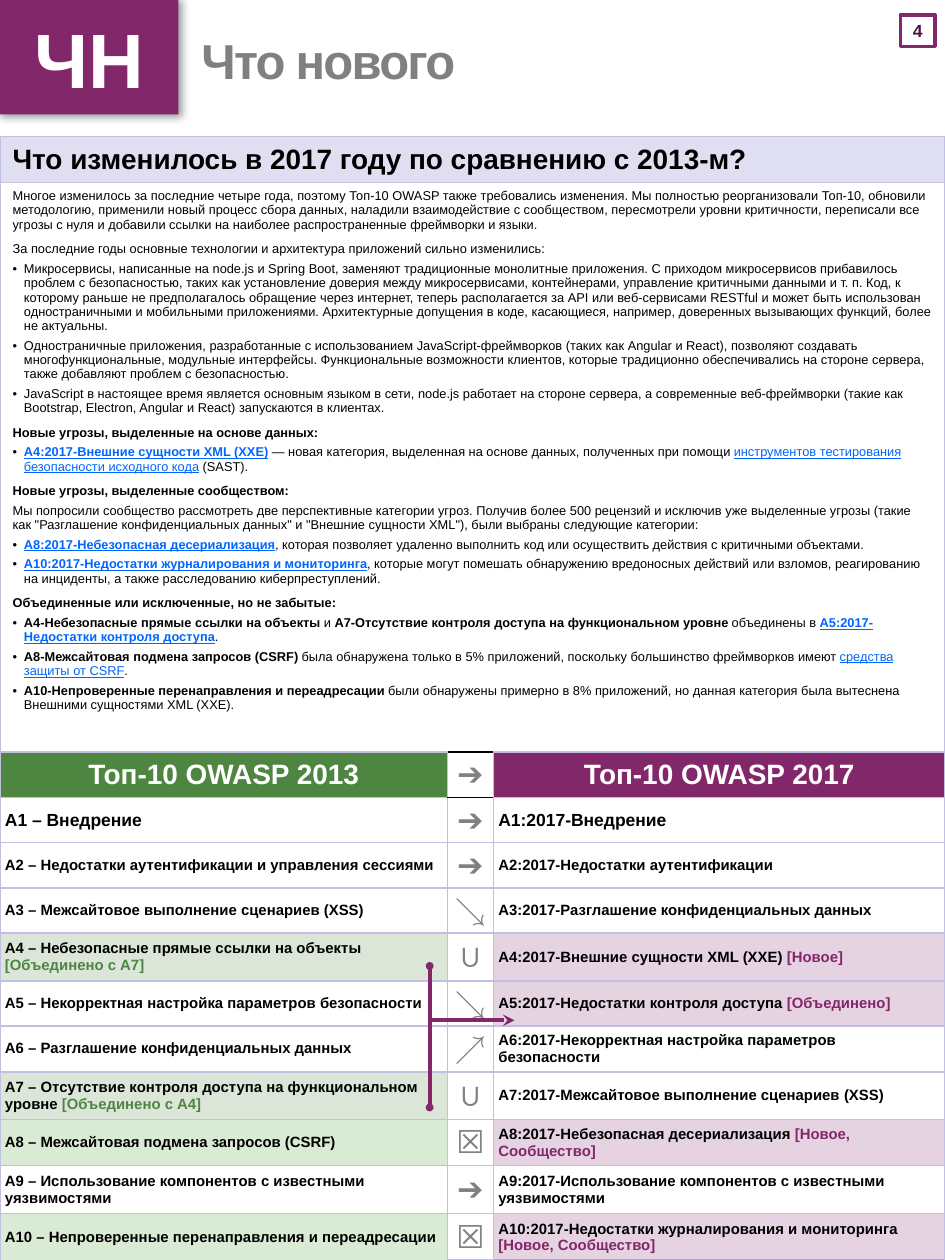
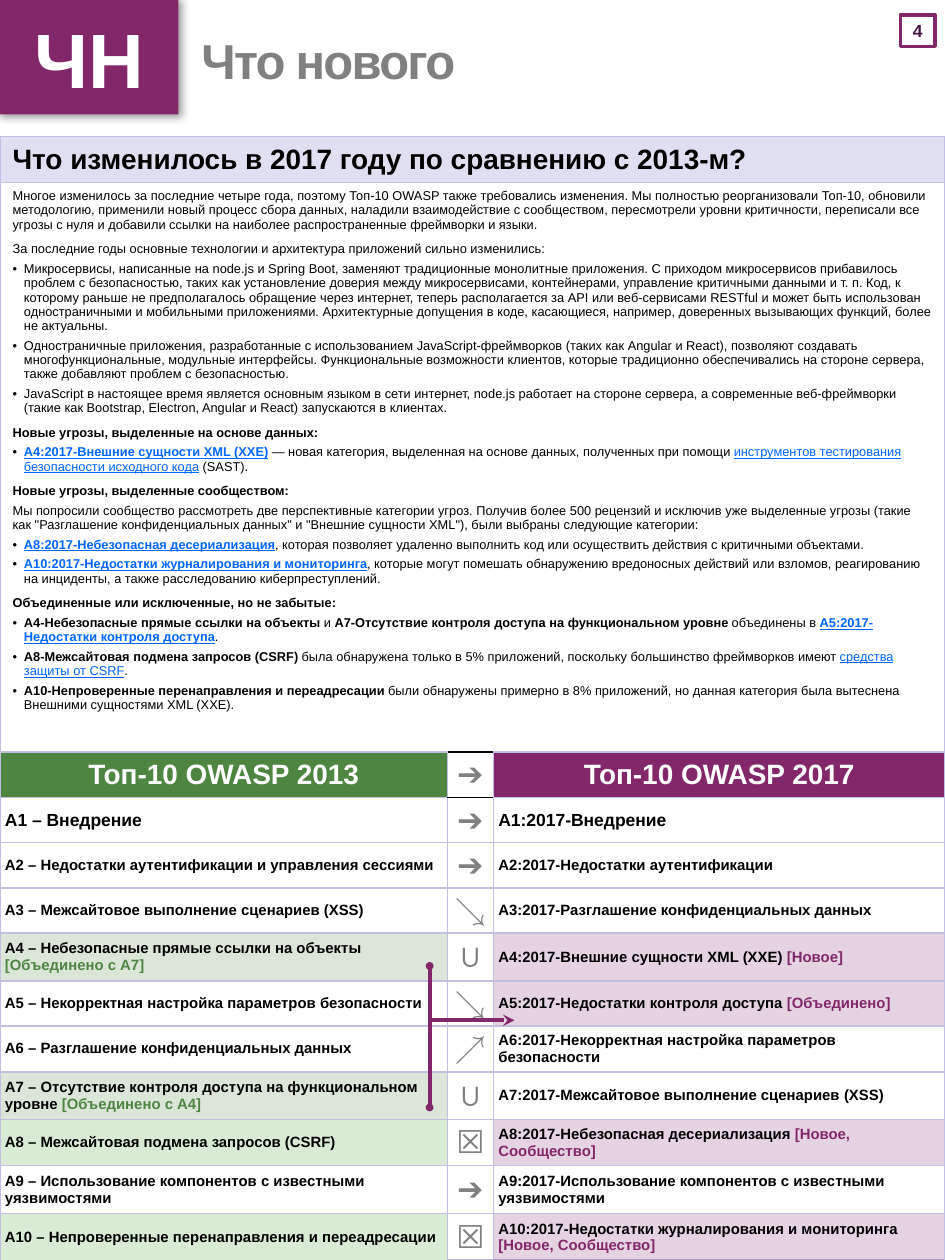
Before and after one commit to OWASP/Top10, a slide deck: slide 5 of 2017/OWASP Top 10-2017-ru.pptx. Drawn at 945x1260 pixels with LibreOffice and Linux fonts; fonts in the diff are those of the drawing. Boxes give left, top, right and bottom in pixels: in the first picture for what was removed or moved away, otherwise in the second. Text is boxed around its words. In the diff, an @@ line names an element or a change of style, - is before the commit and + after.

```diff
--- a/2017/OWASP Top 10-2017-ru.pptx
+++ b/2017/OWASP Top 10-2017-ru.pptx
@@ table at [0, 136, 945, 1259] @@
@@ row 2, column 1: "Многое изменилось за последние четыре года, поэтому Топ-10 OWASP также требовались изменения. Мы полностью реорганизовали Топ-10, обновили методологию, применили новый процесс сбора данных, наладили взаимодействие с сообществом, пересмотрели уровни критичности, переписали все угрозы с нуля и добавили ссылки на наиболее распространенные фреймворки и языки. / За последние годы основные технологии и архитектура приложений сильно изменились: / Микросервисы, написанные на node.js и Spring Boot, заменяют традиционные монолитные приложения. С приходом микросервисов прибавилось проблем с безопасностью, таких как установление доверия между микросервисами, контейнерами, управление критичными данными и т. п. Код, к которому раньше не предполагалось обращение через интернет, теперь располагается за API или веб-сервисами RESTful и может быть использован одностраничными и мобильными приложениями. Архитектурные допущения в коде, касающиеся, например, доверенных вызывающих функций, более не актуальны. / Одностраничные приложения, разработанные с использованием JavaScript-фреймворков (таких как Angular и React), позволяют создавать многофункциональные, модульные интерфейсы. Функциональные возможности клиентов, которые традиционно обеспечивались на стороне сервера, также добавляют проблем с безопасностью. / JavaScript в настоящее время является основным языком в сети, node.js работает на стороне сервера, а современные веб-фреймворки (такие как Bootstrap, Electron, Angular и React) запускаются в клиентах. / Новые угрозы, выделенные на основе данных: / A4:2017-Внешние сущности XML (XXE) — новая категория, выделенная на основе данных, полученных при помощи инструментов тестирования безопасности исходного кода (SAST). / Новые угрозы, выделенные сообществом: / Мы попросили сообщество рассмотреть две перспективные категории угроз. Получив более 500 рецензий и исключив уже выделенные угрозы (такие как "Разглашение конфиденциальных данных" и "Внешние сущности XML"), были выбраны следующие категории: / A8:2017-Небезопасная десериализация, которая позволяет удаленно выполнить код или осуществить действия с критичными объектами. / A10:2017-Недостатки журналирования и мониторинга, которые могут помешать обнаружению вредоносных действий или взломов, реагированию на инциденты, а также расследованию киберпреступлений. / Объединенные или исключенные, но не забытые: / A4-Небезопасные прямые ссылки на объекты и A7-Отсутствие контроля доступа на функциональном уровне объединены в A5:2017-Недостатки контроля доступа. / A8-Межсайтовая подмена запросов (CSRF) была обнаружена только в 5% приложений, поскольку большинство фреймворков имеют средства защиты от CSRF. / A10-Непроверенные перенаправления и переадресации были обнаружены примерно в 8% приложений, но данная категория была вытеснена Внешними сущностями XML (XXE)." to "Многое изменилось за последние четыре года, поэтому Топ-10 OWASP также требовались изменения. Мы полностью реорганизовали Топ-10, обновили методологию, применили новый процесс сбора данных, наладили взаимодействие с сообществом, пересмотрели уровни критичности, переписали все угрозы с нуля и добавили ссылки на наиболее распространенные фреймворки и языки. / За последние годы основные технологии и архитектура приложений сильно изменились: / Микросервисы, написанные на node.js и Spring Boot, заменяют традиционные монолитные приложения. С приходом микросервисов прибавилось проблем с безопасностью, таких как установление доверия между микросервисами, контейнерами, управление критичными данными и т. п. Код, к которому раньше не предполагалось обращение через интернет, теперь располагается за API или веб-сервисами RESTful и может быть использован одностраничными и мобильными приложениями. Архитектурные допущения в коде, касающиеся, например, доверенных вызывающих функций, более не актуальны. / Одностраничные приложения, разработанные с использованием JavaScript-фреймворков (таких как Angular и React), позволяют создавать многофункциональные, модульные интерфейсы. Функциональные возможности клиентов, которые традиционно обеспечивались на стороне сервера, также добавляют проблем с безопасностью. / JavaScript в настоящее время является основным языком в сети интернет, node.js работает на стороне сервера, а современные веб-фреймворки (такие как Bootstrap, Electron, Angular и React) запускаются в клиентах. / Новые угрозы, выделенные на основе данных: / A4:2017-Внешние сущности XML (XXE) — новая категория, выделенная на основе данных, полученных при помощи инструментов тестирования безопасности исходного кода (SAST). / Новые угрозы, выделенные сообществом: / Мы попросили сообщество рассмотреть две перспективные категории угроз. Получив более 500 рецензий и исключив уже выделенные угрозы (такие как "Разглашение конфиденциальных данных" и "Внешние сущности XML"), были выбраны следующие категории: / A8:2017-Небезопасная десериализация, которая позволяет удаленно выполнить код или осуществить действия с критичными объектами. / A10:2017-Недостатки журналирования и мониторинга, которые могут помешать обнаружению вредоносных действий или взломов, реагированию на инциденты, а также расследованию киберпреступлений. / Объединенные или исключенные, но не забытые: / A4-Небезопасные прямые ссылки на объекты и A7-Отсутствие контроля доступа на функциональном уровне объединены в A5:2017-Недостатки контроля доступа. / A8-Межсайтовая подмена запросов (CSRF) была обнаружена только в 5% приложений, поскольку большинство фреймворков имеют средства защиты от CSRF. / A10-Непроверенные перенаправления и переадресации были обнаружены примерно в 8% приложений, но данная категория была вытеснена Внешними сущностями XML (XXE)." @@
```
Also in this commit, not shown: 6 other slides changed, 9 other files.
